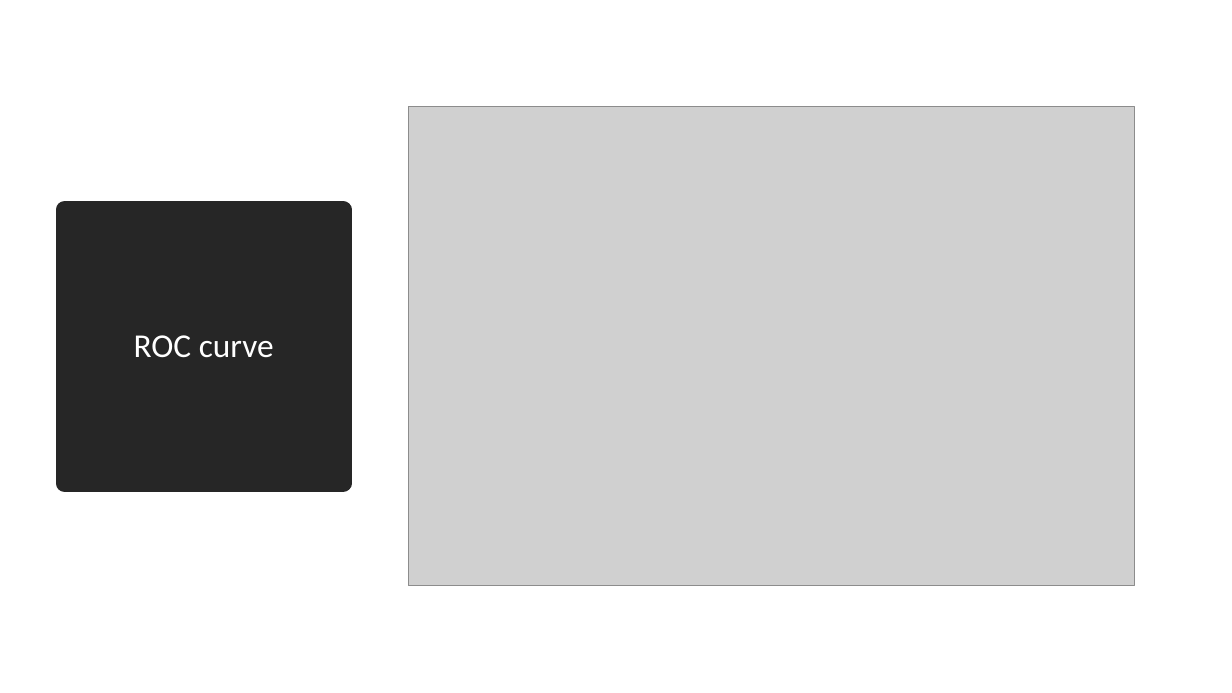
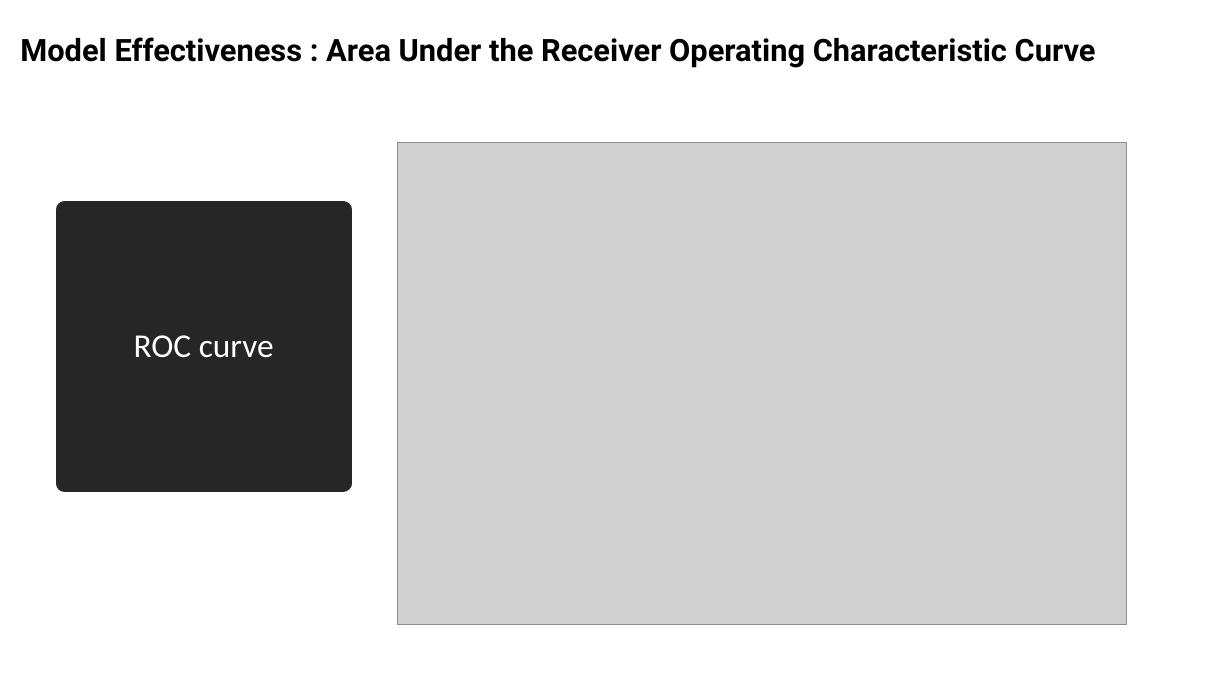
Before and after one commit to yasiSriLanka/Model-to-Predict-Churn-in-Syriatel, a slide deck: slide 6 of Model to Predict Churn in Syriatel Presentation Slides.pptx. Drawn at 1232x693 pixels with LibreOffice and Linux fonts; fonts in the diff are those of the drawing; grey boxes stand for pictures. Boxes give left, top, right and bottom in pixels: in the first picture for what was removed or moved away, otherwise in the second. Text is boxed around its words. In the diff, an @@ line names an element or a change of style, - is before the commit and + after.

```diff
--- a/Model to Predict Churn in Syriatel Presentation Slides.pptx
+++ b/Model to Predict Churn in Syriatel Presentation Slides.pptx
@@ text added at (20, 37, 1096, 68), 24 pt, text #000000, bold @@
+Model Effectiveness : Area Under the Receiver Operating Characteristic Curve
@@ picture: place and size @@
-picture at (409, 106, 1135, 586)
+picture at (398, 142, 1127, 624)
```
Also in this commit, not shown: 5 other slides changed, 2 slides added, 2 slides removed, 3 other files.
